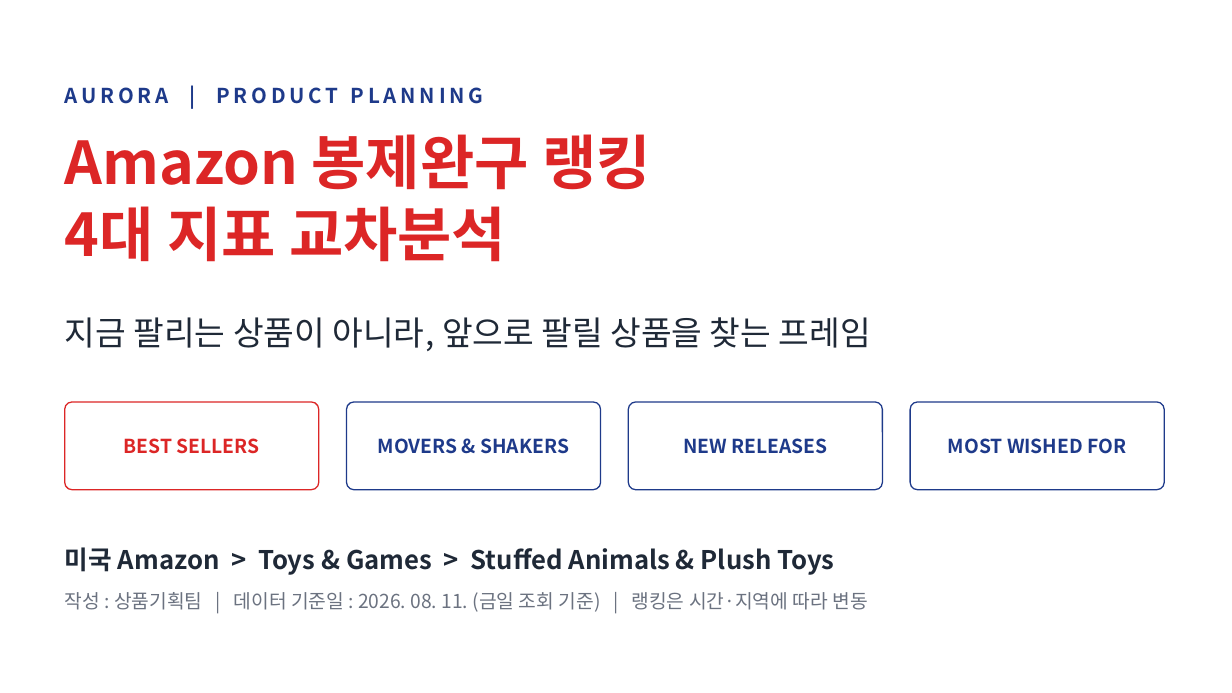
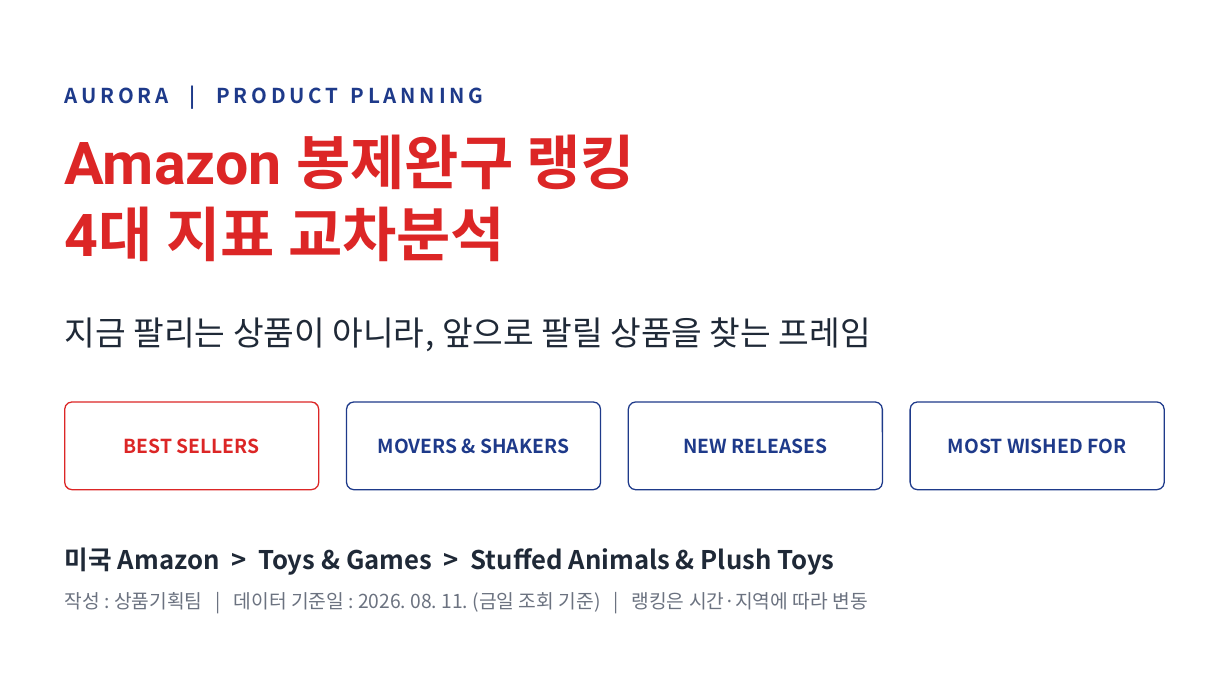
Before and after one commit to JOHENRIM/notion, a slide deck: slide 1 of reports/Aurora_Amazon_Plush_Ranking_Analysis.pptx. Drawn at 1232x693 pixels with LibreOffice and Linux fonts; fonts in the diff are those of the drawing. Boxes give left, top, right and bottom in pixels: in the first picture for what was removed or moved away, otherwise in the second. Text is boxed around its words. In the diff, an @@ line names an element or a change of style, - is before the commit and + after.

```diff
--- a/reports/Aurora_Amazon_Plush_Ranking_Analysis.pptx
+++ b/reports/Aurora_Amazon_Plush_Ranking_Analysis.pptx
@@ text "Amazon 봉제완구 랭킹" at <box>65,134,636,262</box>: font Noto Sans CJK KR to Roboto @@
```
Also in this commit, not shown: 8 other slides changed, 2 other files.
